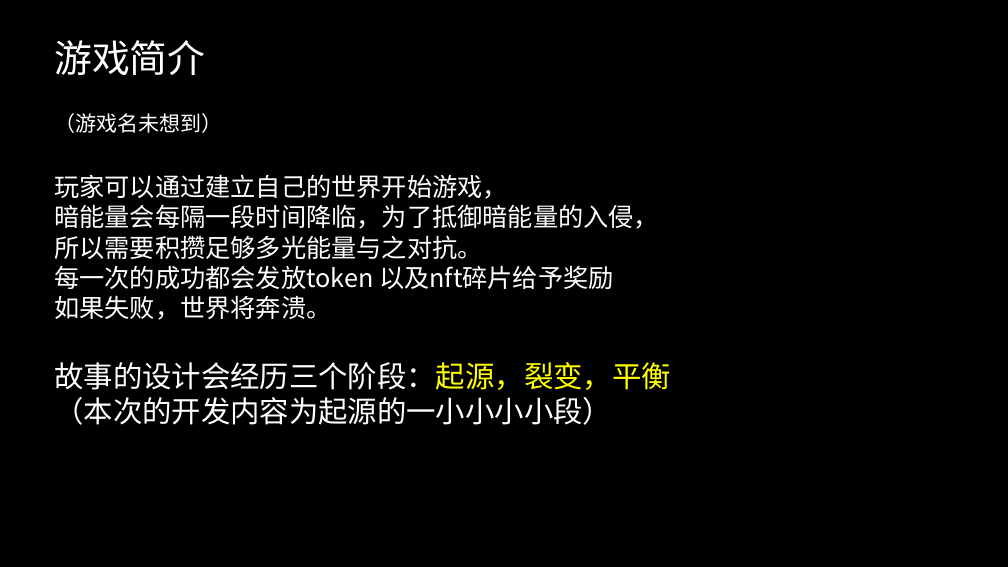
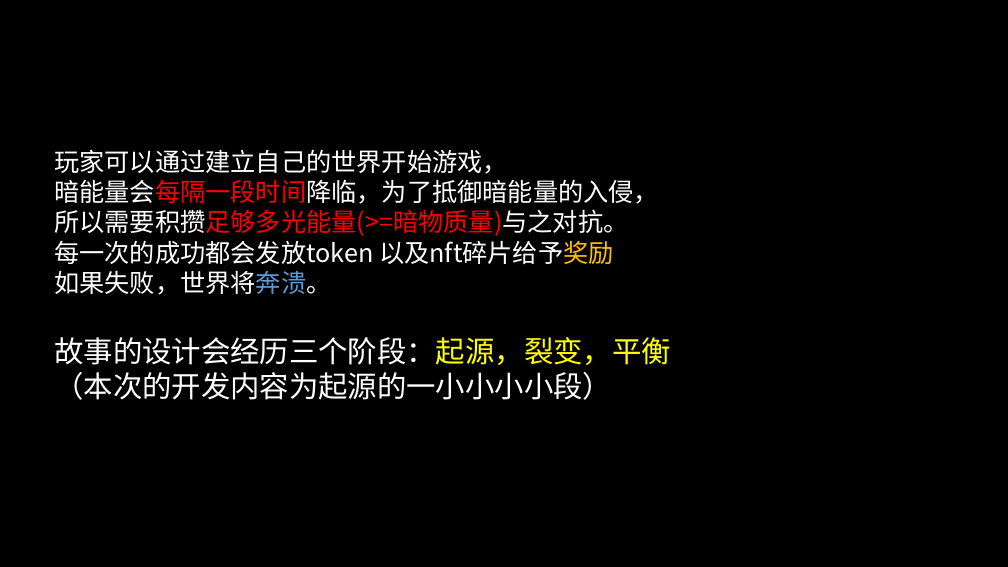
Before and after one commit to WhiteMatrixTech/Metaverse-Developers, a slide deck: slide 2 of projects/8/元宇宙项目介绍ppt.pptx (slide 1 before the commit). Drawn at 1008x567 pixels with LibreOffice and Linux fonts; fonts in the diff are those of the drawing. Boxes give left, top, right and bottom in pixels: in the first picture for what was removed or moved away, otherwise in the second. Text is boxed around its words. In the diff, an @@ line names an element or a change of style, - is before the commit and + after.

```diff
--- a/projects/8/元宇宙项目介绍ppt.pptx
+++ b/projects/8/元宇宙项目介绍ppt.pptx
@@ text removed at bbox=[54, 40, 205, 75] @@
-游戏简介
@@ text at bbox=[54, 113, 222, 133]: paragraph removed @@
-（游戏名未想到）
@@ text at bbox=[54, 179, 659, 295]: text colour #FFFFFF to #FF0000 in "暗能量会每隔一段时间降临，为了抵御暗能量的入侵，"; text colour #FFFFFF to #FFC000 in "以及nft碎片给予奖励"; text colour #FFFFFF to #5B9BD5 in "如果失败，世界将奔溃。" @@
@@ text at bbox=[54, 209, 628, 236]: text changed; text colour #FFFFFF to #FF0000 @@
-所以需要积攒足够多光能量与之对抗。
+所以需要积攒足够多光能量(>=暗物质量)与之对抗。
```
Also in this commit, not shown: 3 other slides changed, 4 slides added, 1 other file.
